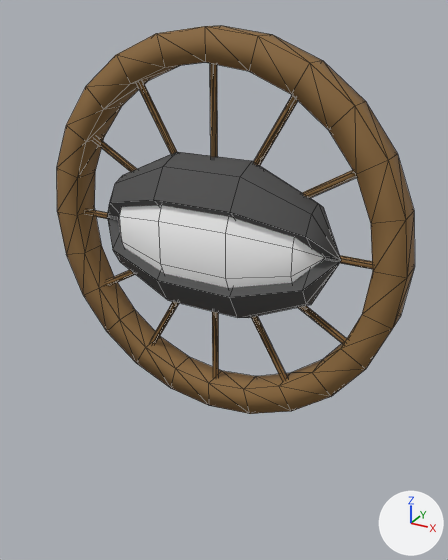
Two versions of the FBX model Art/Character/Boss Wheel Split/Small/Model/BossWheelSplitSmall.FBX, one commit apart.
Before and after are seen from a 50 mm lens placed at (0.831, -1.419, 1.149), pointed at (0.053, -0.004, 0.441). Every picture has the same lights, and +X, +Y and +Z are marked at lower right. Mesh edges are drawn as thin lines. Where no turn or scale is listed for an object, it has been applied to the vertices.

Before the edit, the objects in view are built like this:
```python
mat_wheelbosswheel = principled_material('WheelBossWheel')
mat_wheelbosswheel.base_color = (0.263, 0.141, 0.0431)  # brown #8c693b
mat_wheelbosswheel.roughness = 0.778
me_mesh = bpy.data.meshes.new('Mesh')
me_mesh.from_pydata(...)  # 288 vertices, 528 faces; spans x -61.2..61.2, y -61.2..61.2, z -4.6..4.6
me_mesh.materials.append(mat_wheelbosswheel)  # brown #8c693b
me_mesh_001 = bpy.data.meshes.new('Mesh.001')
me_mesh_001.from_pydata(...)  # 68 vertices, 75 faces; spans x -0.373..0.373, y -0.124..0.124, z -0.225..0.225
# faces by material slot: [60, 15]
me_mesh_001.materials.append(mat_wheelbosseyelid)  # dark grey #4f4f4f
me_mesh_001.materials.append(mat_wheelbosseyewhite)  # white #ffffff
ob_wheeleye1 = bpy.data.objects.new('wheelEye1', me_mesh_001)
ob_wheeleye1.location = (0.014, 0.012, 0.562)
ob_wheelouter = bpy.data.objects.new('wheelOuter', me_mesh)
ob_wheelouter.location = (0.014, 0.012, 0.562)
ob_wheelouter.rotation_euler = (1.571, -1.571, 0.0)  # degrees (90, -90, 0)
ob_wheelouter.scale = (0.00892, 0.00892, 0.00892)
```
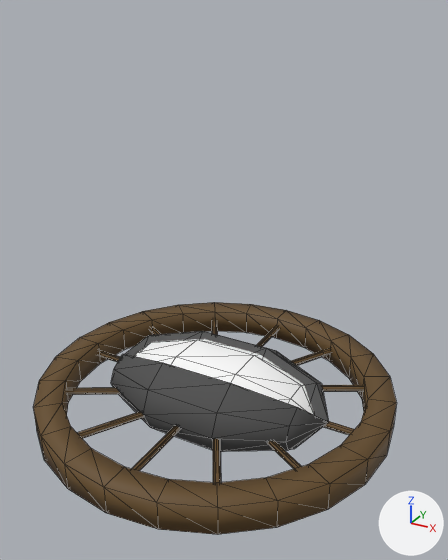
Edits to the bpy script that builds the scene:
```text
Change mat_wheelbosswheel:
    mat_wheelbosswheel.base_color: (0.263, 0.141, 0.0431) -> (0.129, 0.0706, 0.0196)  # brown #8c693b -> brown #654b26
Change me_mesh:
    used by ob_wheelouter; location = (0.014, 0.012, 0.562); rotation_euler = (1.571, -1.571, 0.0), in degrees (90, -90, 0); scale = (0.00892, 0.00892, 0.00892)
    remove me_mesh.from_pydata(...)  # 288 vertices, 528 faces; spans x -61.2..61.2, y -61.2..61.2, z -4.6..4.6
    add me_mesh.from_pydata(...)  # 356 vertices, 648 faces; spans x -61.2..61.2, y -61.2..61.2, z -13.9..13.9
    me_mesh part 1: a new loose piece of 50 vertices spanning x -25.3..25.3, y -41.8..41.8, z -13.9..13.9, in mat_wheelbosseyelid (dark grey #4f4f4f)
    me_mesh part 2: a new loose piece of 18 vertices spanning x -18.2..18.2, y -37.1..37.1, z 1.0..13.6, in mat_wheelbosseyewhite (white #ffffff)
    add me_mesh.materials.append(mat_wheelbosseyelid)  # dark grey #4f4f4f
    add me_mesh.materials.append(mat_wheelbosseyewhite)  # white #ffffff
Remove ob_wheeleye1:
    ob_wheeleye1 = bpy.data.objects.new('wheelEye1', me_mesh_001)
    ob_wheeleye1.location = (0.014, 0.012, 0.562)
Change ob_wheelouter:
    ob_wheelouter.location: (0.014, 0.012, 0.562) -> (0.014, 0.012, 0.051)
    ob_wheelouter.rotation_euler: (1.571, -1.571, 0.0) -> (0.0, 0.0, 1.571)  # degrees (90, -90, 0) -> degrees (0, 0, 90)
```

Where the change shows, as pixel boxes (x1, y1, x2, y2) in the pictures (448 x 560 px):
'wheelOuter', recoloured, reshaped, moved, turned: before (57, 25, 415, 414); after (33, 302, 397, 535)
'wheelEye1', deleted: before (107, 152, 341, 318)
    faces in mat_wheelbosseyelid (dark grey #4f4f4f): (107, 152, 341, 318)
    faces in mat_wheelbosseyewhite (white #ffffff): (118, 205, 325, 288)
part 1 of me_mesh, added: after (111, 331, 329, 452)
part 2 of me_mesh, added: after (135, 339, 314, 415)
